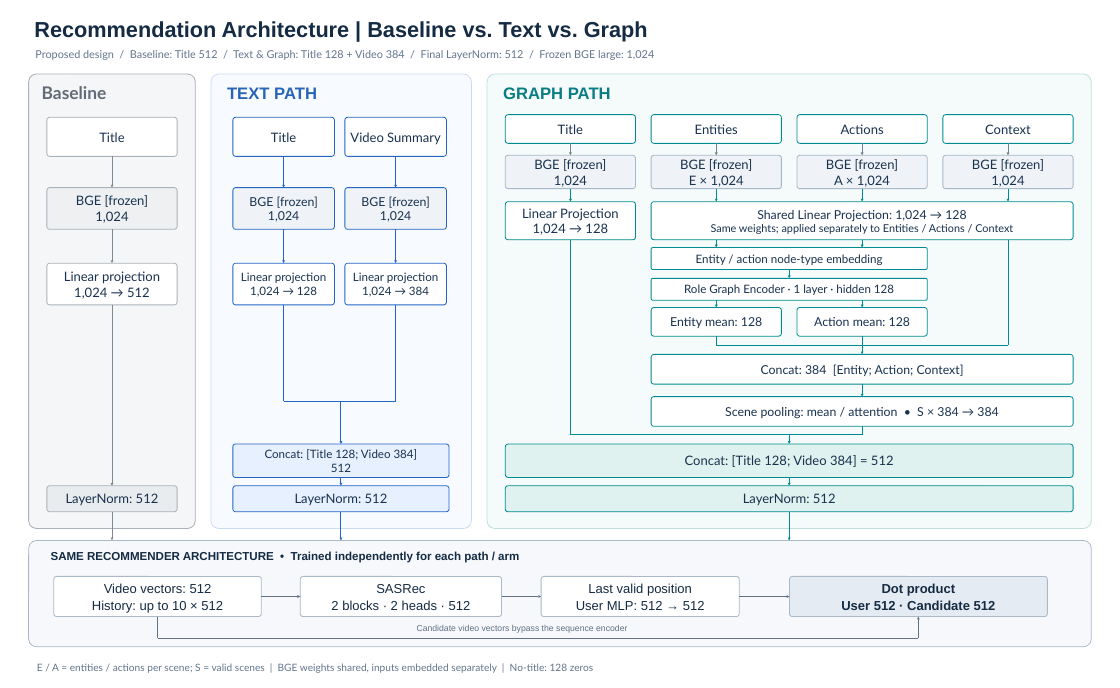
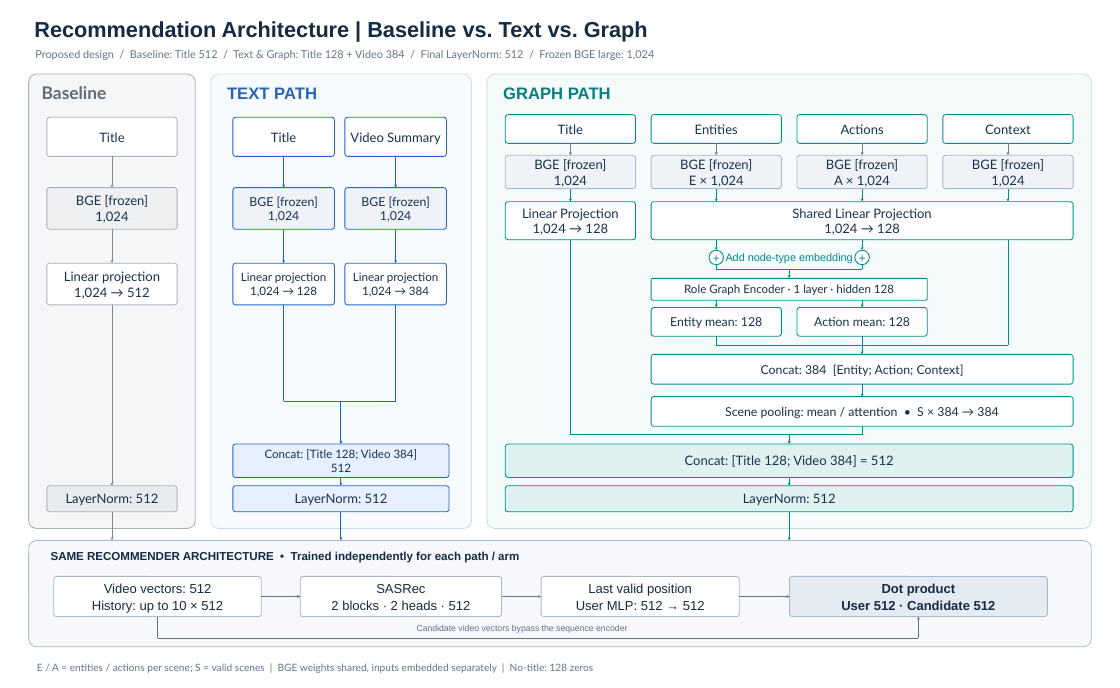
Before and after one commit to obeychoi0120/ViewingContextPipeline, a slide deck: slide 1 of docs/design/recsys_diagram_large.pptx. Drawn at 1120x688 pixels with LibreOffice and Linux fonts; fonts in the diff are those of the drawing. Boxes give left, top, right and bottom in pixels: in the first picture for what was removed or moved away, otherwise in the second. Text is boxed around its words. In the diff, an @@ line names an element or a change of style, - is before the commit and + after.

```diff
--- a/docs/design/recsys_diagram_large.pptx
+++ b/docs/design/recsys_diagram_large.pptx
@@ text in rounded rectangle at (792, 208, 931, 235): text changed; size 15 to 18 pt @@
-Shared Linear Projection: 1,024 → 128
-Same weights; applied separately to Entities / Actions / Context
+Shared Linear Projection
+1,024 → 128
@@ ellipse added at (709, 250, 724, 265), fill #FFFFFF, outline #008B91 1.2 pt, 16 pt, text #008B91 @@
++
@@ line added from (716, 265) to (716, 269), #008B91 1.2 pt @@
@@ text "Add node-type embedding": place and size @@
-text "Add node-type embedding" at (651, 247, 927, 269)
+text "Add node-type embedding" at (726, 253, 853, 264)
@@ text "Add node-type embedding" at (726, 253, 853, 264): fill #FFFFFF to none; outline #008B91 1.15 pt to none @@
@@ text at (726, 253, 853, 264): text changed; size 16 to 15 pt; font Lato to Arial; text colour #19324F to #008B91 @@
-Entity / action node-type embedding
+Add node-type embedding
@@ ellipse added at (855, 250, 869, 265), fill #FFFFFF, outline #008B91 1.2 pt, 16 pt, text #008B91 @@
++
@@ line added from (862, 265) to (862, 269), #008B91 1.2 pt @@
```
Also in this commit, not shown: 4 other files.
